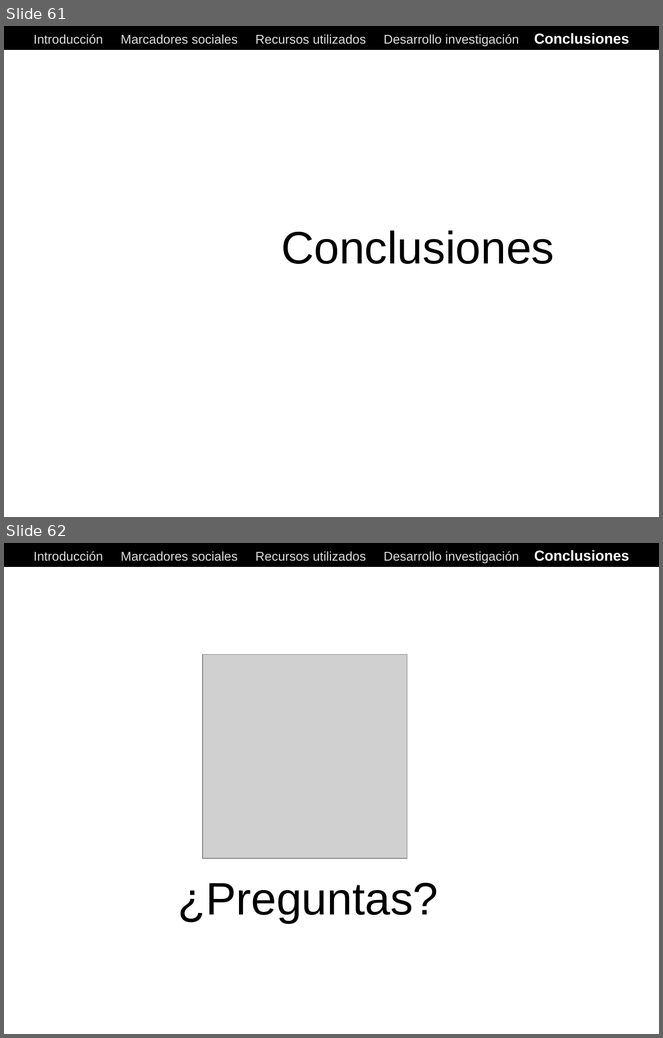
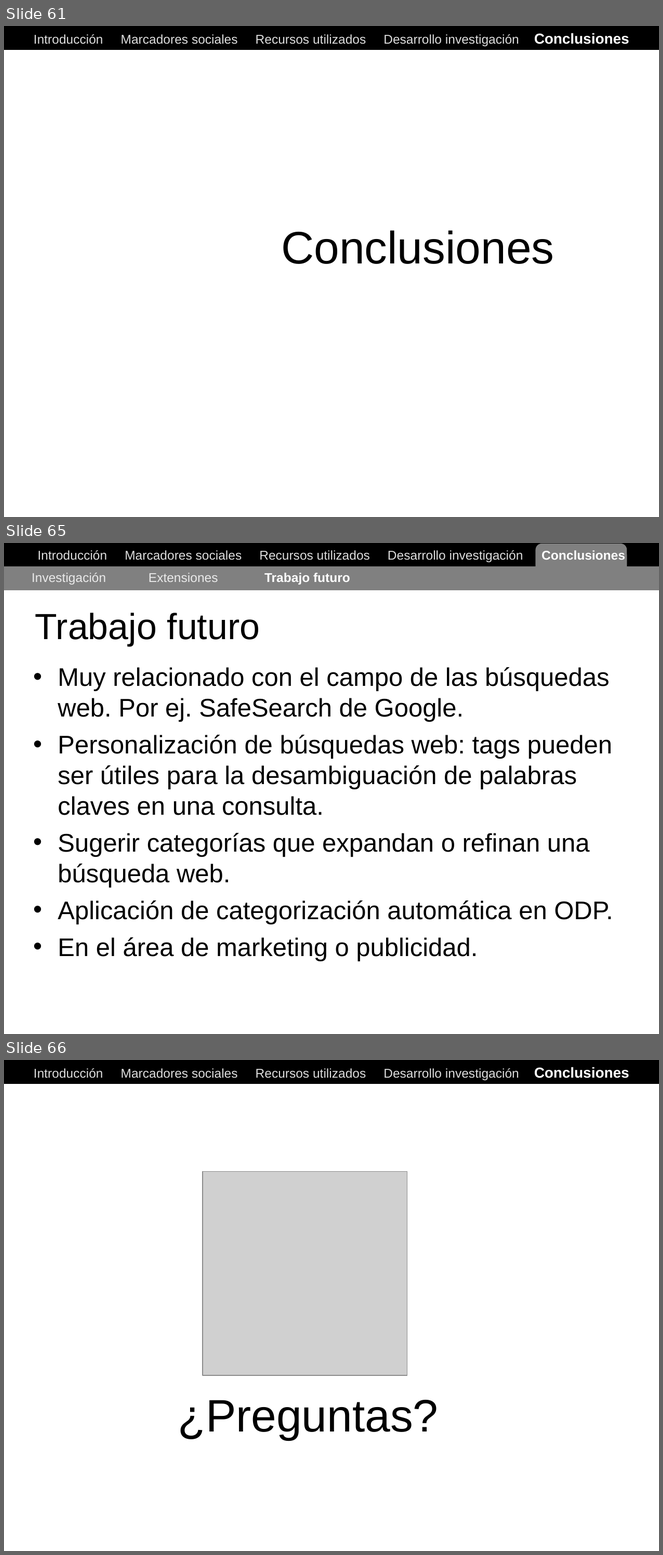
Before and after one commit to ak907kenai/nicotournetesis, a slide deck: docs_trunk/Nicolás Tourné - Presentación Tesis (v1).ppt. Shown one above the other, each under a label of ours: slides 61 and 62 before the commit, slides 61, 65 and 66 after it; the slides between them are not shown. The pictures are 663x1038 and 663x1555 pixels, drawn with LibreOffice and Linux fonts; fonts in the diff are those of the drawing; grey boxes stand for pictures. Boxes give left, top, right and bottom in pixels: in the first picture for what was removed or moved away, otherwise in the second. Text is boxed around its words. In the diff, an @@ line names an element or a change of style, - is before the commit and + after.

```diff
--- a/docs_trunk/Nicolás Tourné - Presentación Tesis (v1).ppt
+++ b/docs_trunk/Nicolás Tourné - Presentación Tesis (v1).ppt
@@ slide 65 added at [4, 543, 659, 1034], background #FFFFFF @@
@@ rectangle added at [4, 543, 659, 566], fill #000000, outline #000000 0.74 pt @@
@@ text added at [38, 550, 625, 562], 14 pt, text #DDDDDD @@
+Introducción Marcadores sociales Recursos utilizados Desarrollo investigación Conclusiones
@@ rounded rectangle added at [535, 544, 627, 583], fill #808080 @@
@@ rectangle added at [4, 566, 659, 590], fill #808080 @@
@@ text added at [32, 573, 350, 585], 14 pt, text #EAEAEA @@
+Investigación Extensiones Trabajo futuro
@@ title added at [35, 613, 260, 646], 40 pt, text #000000 @@
+Trabajo futuro
@@ text added at [58, 667, 613, 962], 28 pt, text #000000 @@
+• Muy relacionado con el campo de las búsquedas web. Por ej. SafeSearch de Google.
+• Personalización de búsquedas web: tags pueden ser útiles para la desambiguación de palabras claves en una consulta.
+• Sugerir categorías que expandan o refinan una búsqueda web.
+• Aplicación de categorización automática en ODP.
+• En el área de marketing o publicidad.
@@ what was slide 62 is now slide 66 @@
```
Also in this commit, not shown: 3 other slides added, 1 other file.
